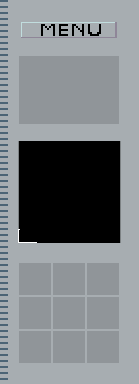
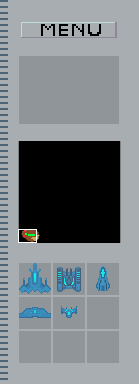
Layer changes from the first 139x384 image to the second:
hid "bbg" over <box>19,263,110,318</box>
renamed "Layer 1" to "mm helper", hid it over <box>20,229,40,242</box>
